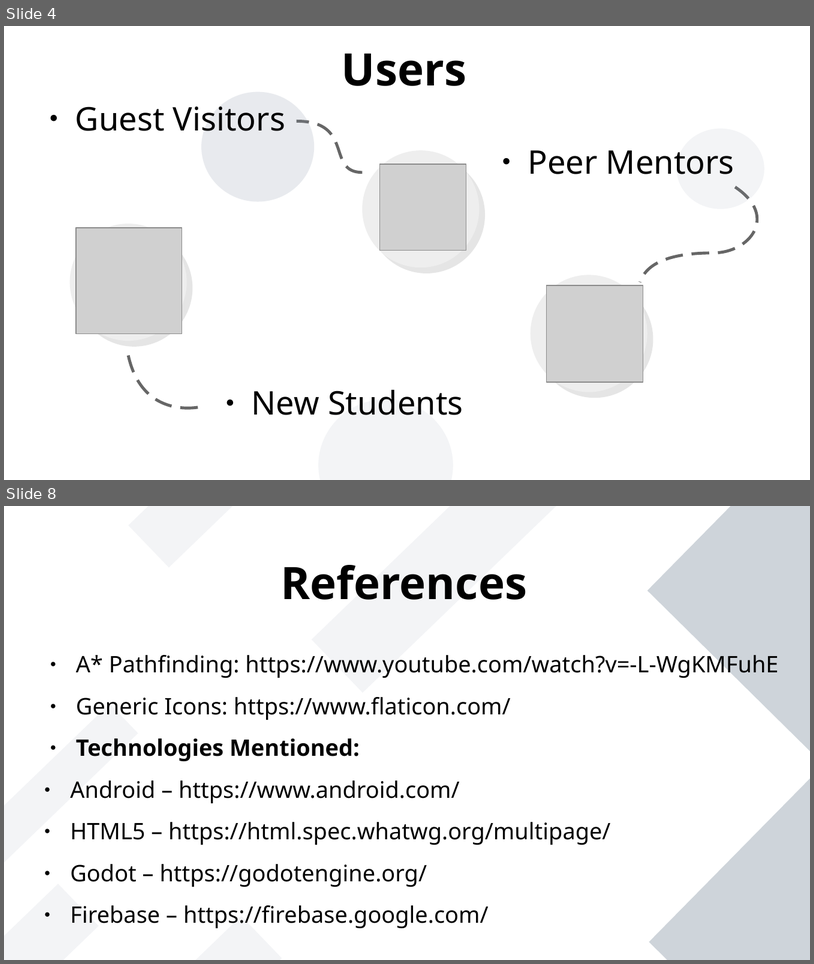
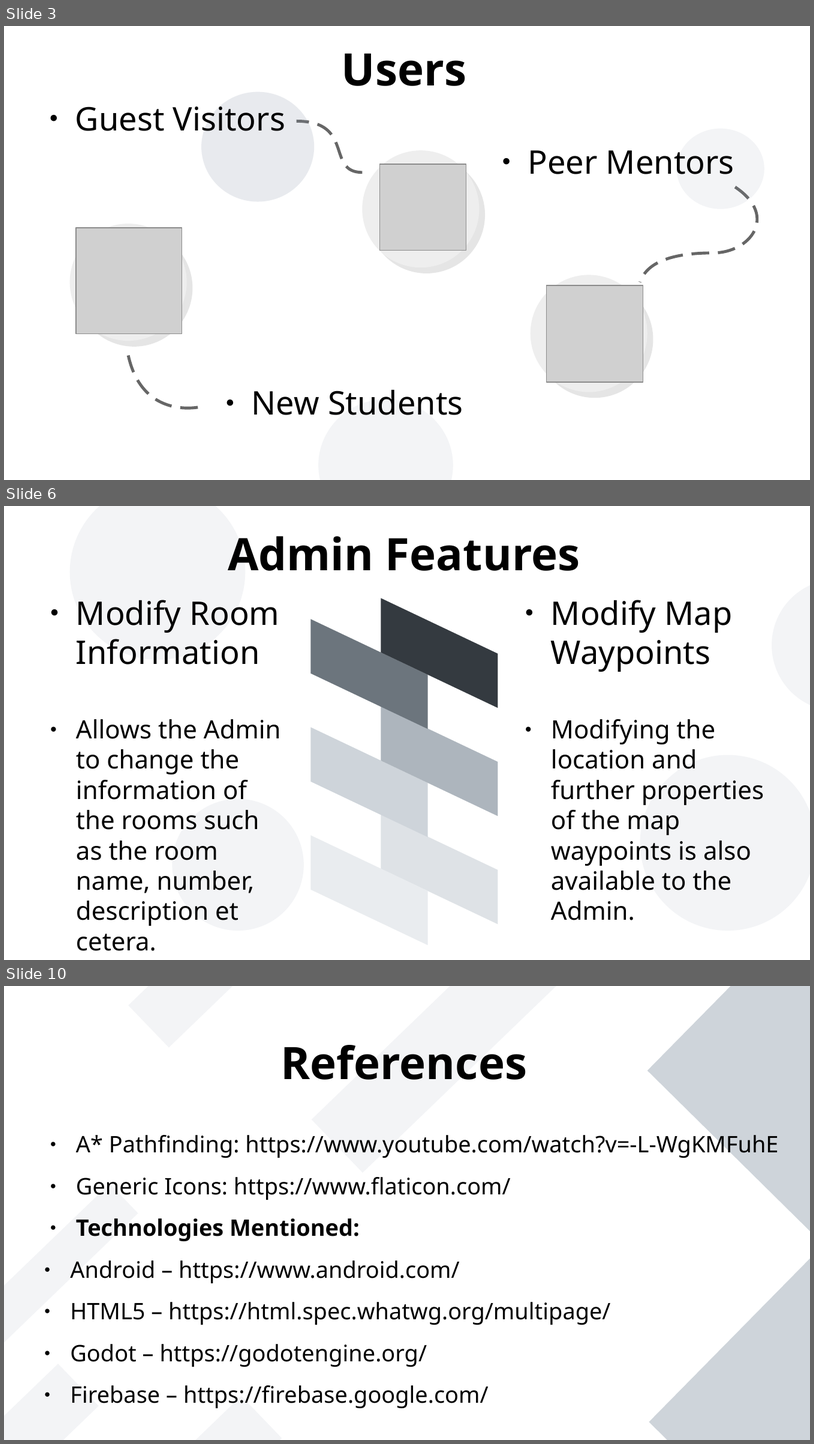
Before and after one commit to NotYetTerminal/Interactive-Map-SETU-Carlow, a slide deck: Project Documents/Gabor_Major_Interactive_Map_Presentation.odp. Shown one above the other, each under a label of ours: slides 4 and 8 before the commit, slides 3, 6 and 10 after it; the slides between them are not shown. The pictures are 814x964 and 814x1444 pixels, drawn with LibreOffice and Linux fonts; fonts in the diff are those of the drawing; grey boxes stand for pictures. Boxes give left, top, right and bottom in pixels: in the first picture for what was removed or moved away, otherwise in the second. Text is boxed around its words. In the diff, an @@ line names an element or a change of style, - is before the commit and + after.

```diff
--- a/Project Documents/Gabor_Major_Interactive_Map_Presentation.odp
+++ b/Project Documents/Gabor_Major_Interactive_Map_Presentation.odp
@@ slide 6 added at (4, 506, 810, 960), background #FFFFFF @@
@@ ellipse added at (70, 506, 245, 660), fill #8D99AE at 10% opacity @@
@@ title added at (228, 536, 581, 571), 44 pt, text #000000, bold @@
+Admin Features
@@ ellipse added at (773, 579, 810, 711), fill #8D99AE at 10% opacity @@
@@ text added at (76, 600, 280, 664), 32 pt, text #000000 @@
+● Modify Room Information
@@ text added at (551, 600, 733, 672), 32 pt, text #000000 @@
+● Modify Map Waypoints
@@ text added at (76, 719, 281, 925), 24.8 pt, text #000000 @@
+● Allows the Admin to change the information of the rooms such as the room name, number, description et cetera.
@@ text added at (551, 719, 764, 920), 24.8 pt, text #000000 @@
+● Modifying the location and further properties of the map waypoints is also available to the Admin.
@@ ellipse added at (641, 755, 810, 930), fill #8D99AE at 10% opacity @@
@@ ellipse added at (173, 799, 304, 930), fill #8D99AE at 10% opacity @@
@@ group added at (311, 598, 498, 945): 6 parallelograms @@
@@ what was slide 4 is now slide 3 @@
@@ what was slide 8 is now slide 10 @@
```
Also in this commit, not shown: 2 slides changed, 4 other slides added, 2 slides removed, 1 other file.
